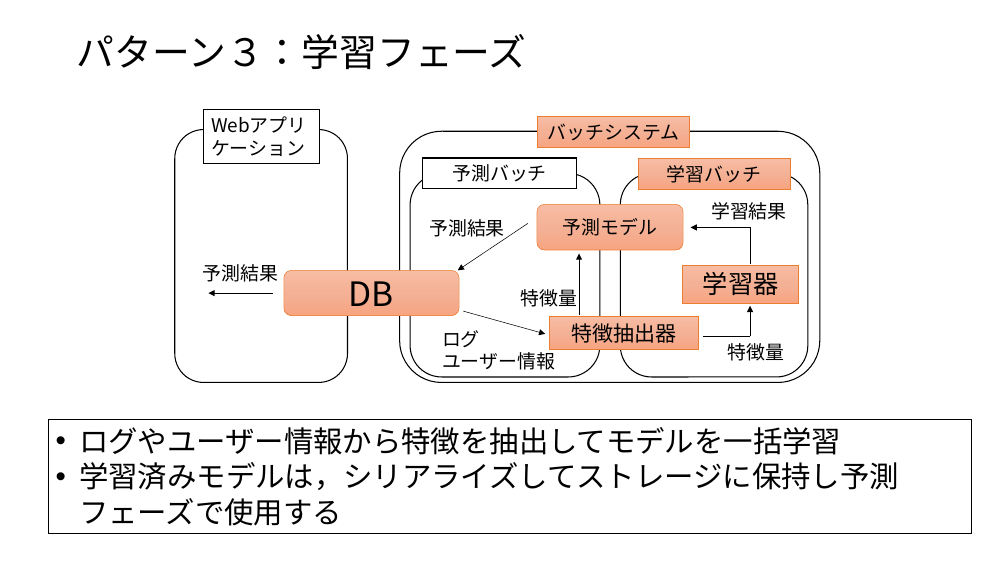
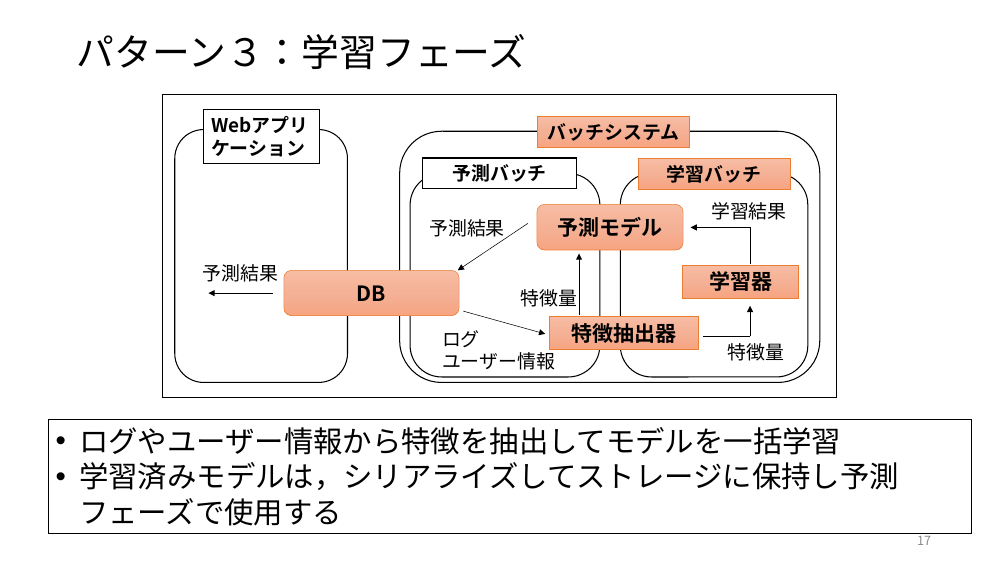
Before and after one commit to ryosuke-ku/Rinko, a slide deck: slide 17 of 仕事ではじめる機械学習第4章.pptx. Drawn at 1008x567 pixels with LibreOffice and Linux fonts; fonts in the diff are those of the drawing. Boxes give left, top, right and bottom in pixels: in the first picture for what was removed or moved away, otherwise in the second. Text is boxed around its words. In the diff, an @@ line names an element or a change of style, - is before the commit and + after.

Commit message:
add 仕事で始める機械学習第4章を編集しました

```diff
--- a/仕事ではじめる機械学習第4章.pptx
+++ b/仕事ではじめる機械学習第4章.pptx
@@ rectangle added at box(163, 95, 838, 398), fill #FFFFFF, outline #000000 1 pt @@
@@ bold on in 5 elements at box(203, 110, 320, 163), box(549, 316, 699, 349), box(638, 159, 791, 189), box(423, 158, 576, 188), box(538, 116, 690, 147) @@
@@ rounded rectangle "予測モデル" at box(537, 204, 683, 250): size 18 to 20 pt, bold on @@
@@ rectangle "学習器": place and size @@
-rectangle "学習器" at box(683, 265, 799, 302)
+rectangle "学習器" at box(683, 265, 799, 298)
@@ rectangle "学習器" at box(683, 265, 799, 298): size 24 to 20 pt, bold on @@
@@ rounded rectangle "DB" at box(284, 271, 460, 316): size 32 to 20 pt, bold on @@
@@ page number added at box(917, 533, 931, 545), 12 pt, text #8C8C8C @@
+17
```
Also in this commit, not shown: 22 other slides changed, 5 slides added, 1 other file.
